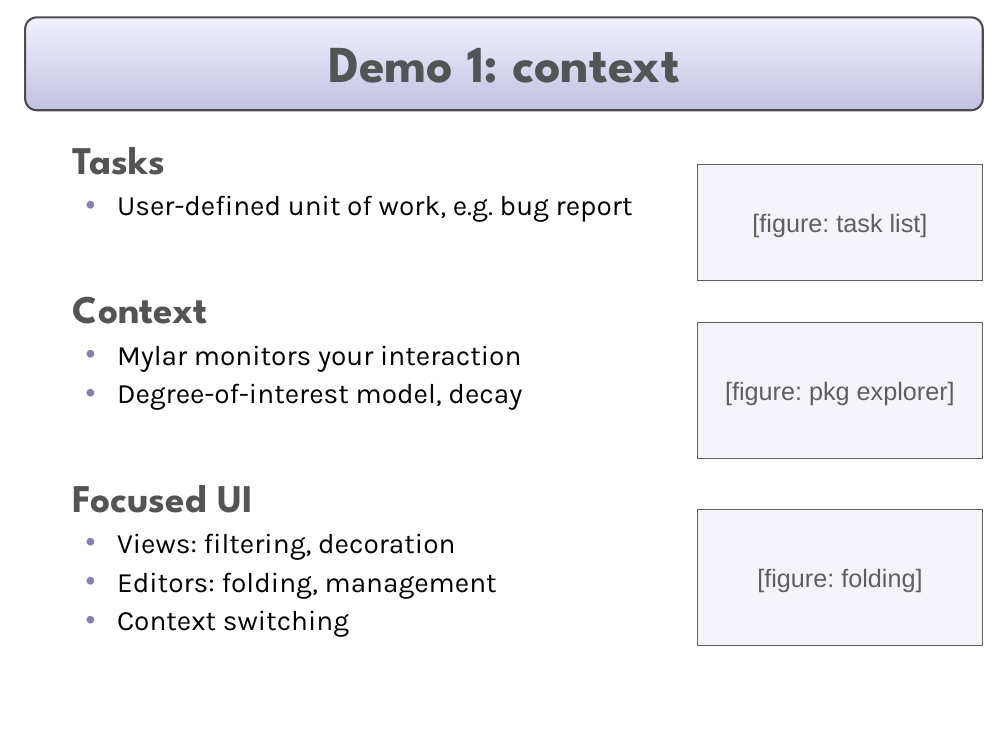
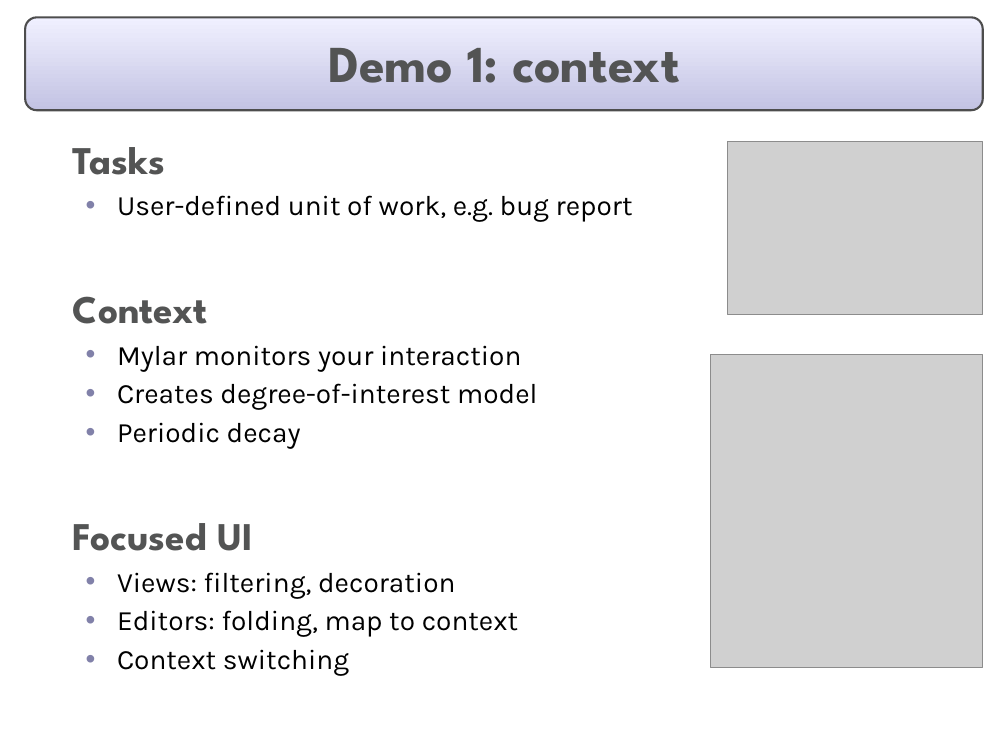
Before and after one commit to eclipse-mylyn/mylyn-website, a slide deck: slide 5 of publications/2006-03-mylar-eclipsecon.ppt. Drawn at 1008x756 pixels with LibreOffice and Linux fonts; fonts in the diff are those of the drawing; grey boxes stand for pictures. Boxes give left, top, right and bottom in pixels: in the first picture for what was removed or moved away, otherwise in the second. Text is boxed around its words. In the diff, an @@ line names an element or a change of style, - is before the commit and + after.

```diff
--- a/publications/2006-03-mylar-eclipsecon.ppt
+++ b/publications/2006-03-mylar-eclipsecon.ppt
@@ picture added at (728,141,983,314) @@
@@ rectangle removed at (698,164,983,281) @@
-[figure: task list]
@@ rectangle removed at (698,323,983,459) @@
-[figure: pkg explorer]
@@ picture added at (711,355,983,667) @@
@@ text at (117,383,537,449): text changed @@
-  • Degree-of-interest model, decay
+  • Creates degree-of-interest model
+  • Periodic decay
@@ rectangle removed at (698,510,983,646) @@
-[figure: folding]
@@ text at (117,610,518,637): text changed @@
-  • Editors: folding, management
+  • Editors: folding, map to context
```
Also in this commit, not shown: 14 other slides changed.
